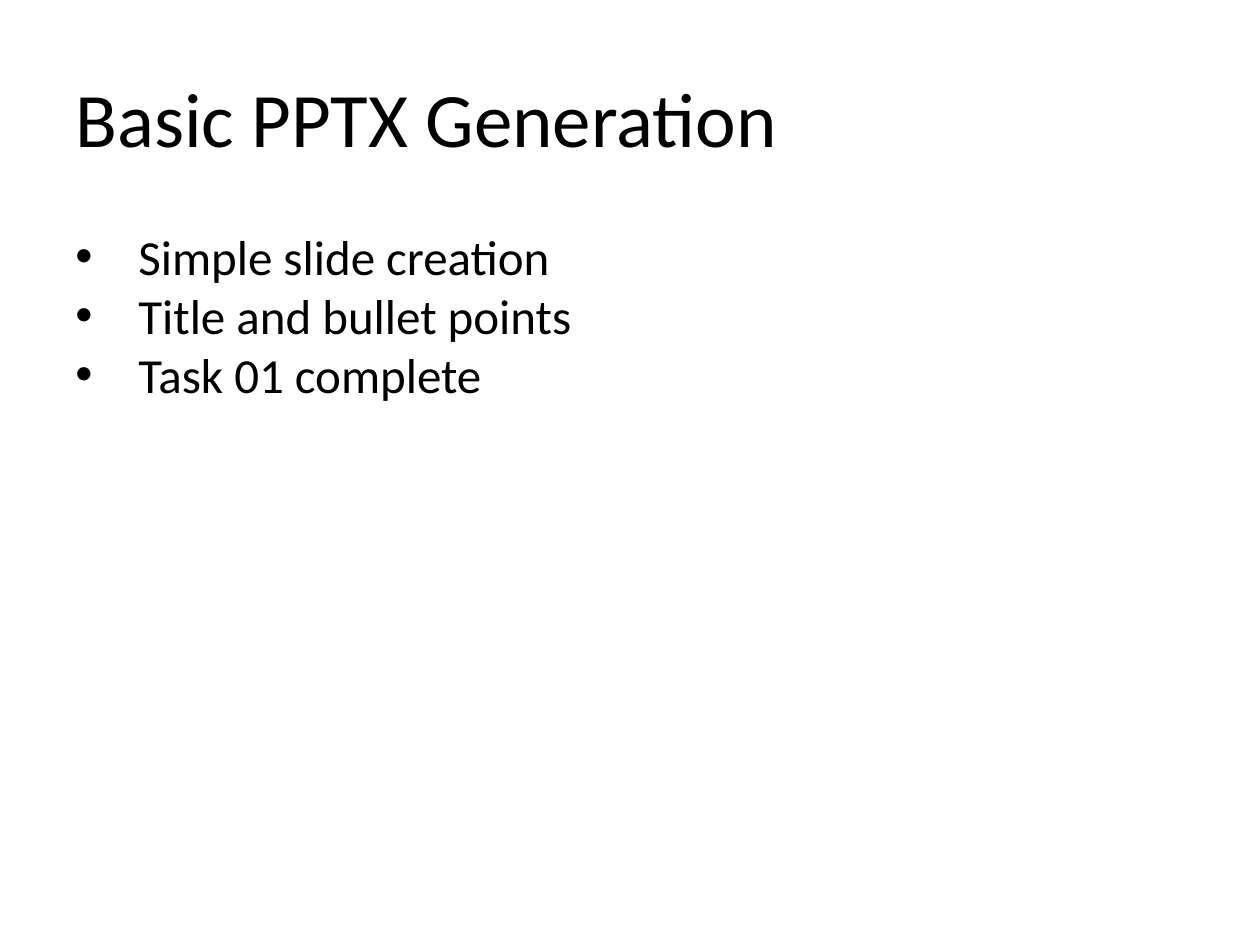
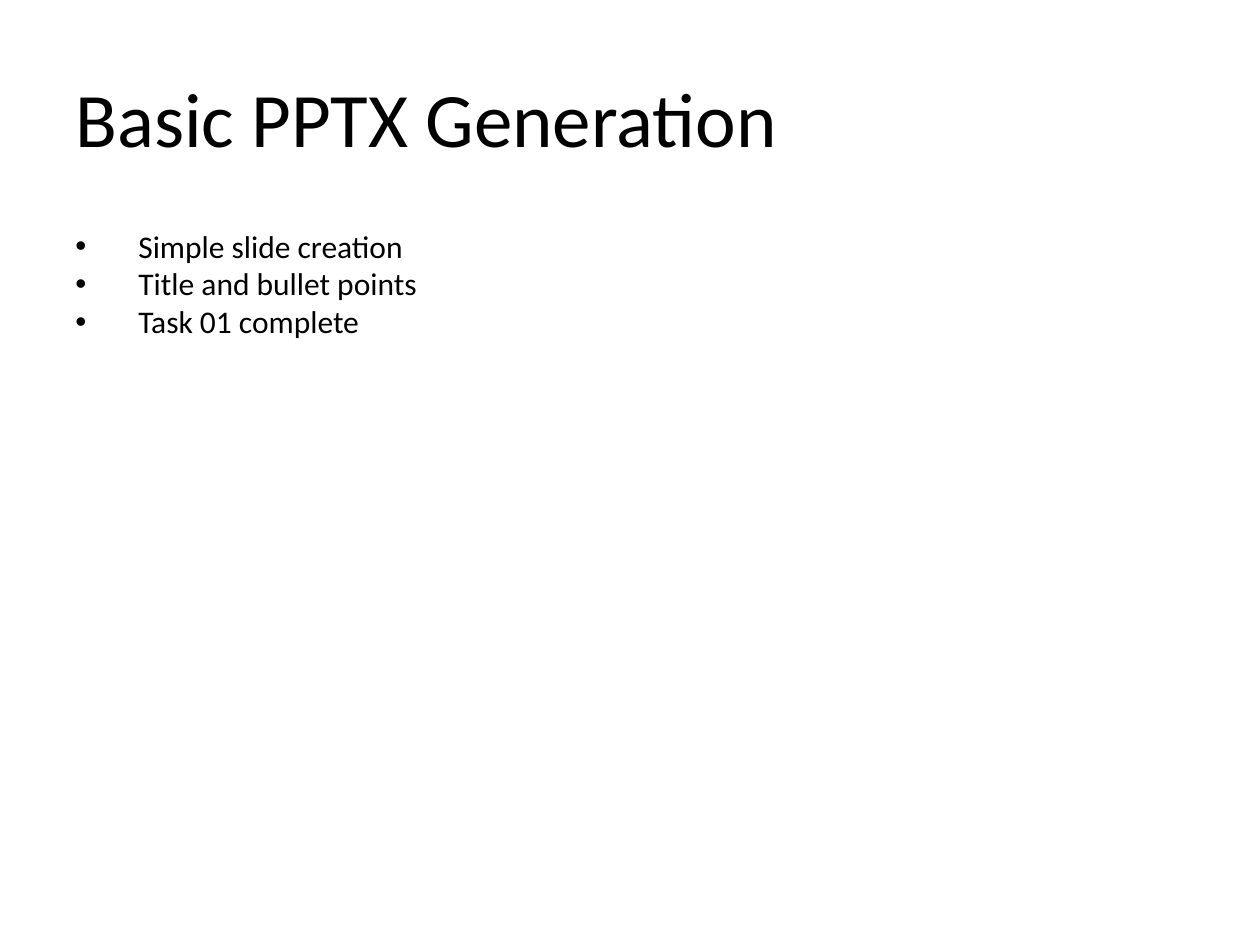
Before and after one commit to djinn-soul/gopptx, a slide deck: slide 4 of smoke_samples/19_editor_modified.pptx. Drawn at 1260x945 pixels with LibreOffice and Linux fonts; fonts in the diff are those of the drawing. Boxes give left, top, right and bottom in pixels: in the first picture for what was removed or moved away, otherwise in the second. Text is boxed around its words. In the diff, an @@ line names an element or a change of style, - is before the commit and + after.

```diff
--- a/smoke_samples/19_editor_modified.pptx
+++ b/smoke_samples/19_editor_modified.pptx
@@ text "Simple slide creation" at <box>138,236,416,338</box>: size 28 to 18 pt @@
```
Also in this commit, not shown: 2 other slides changed, 24 other files.
